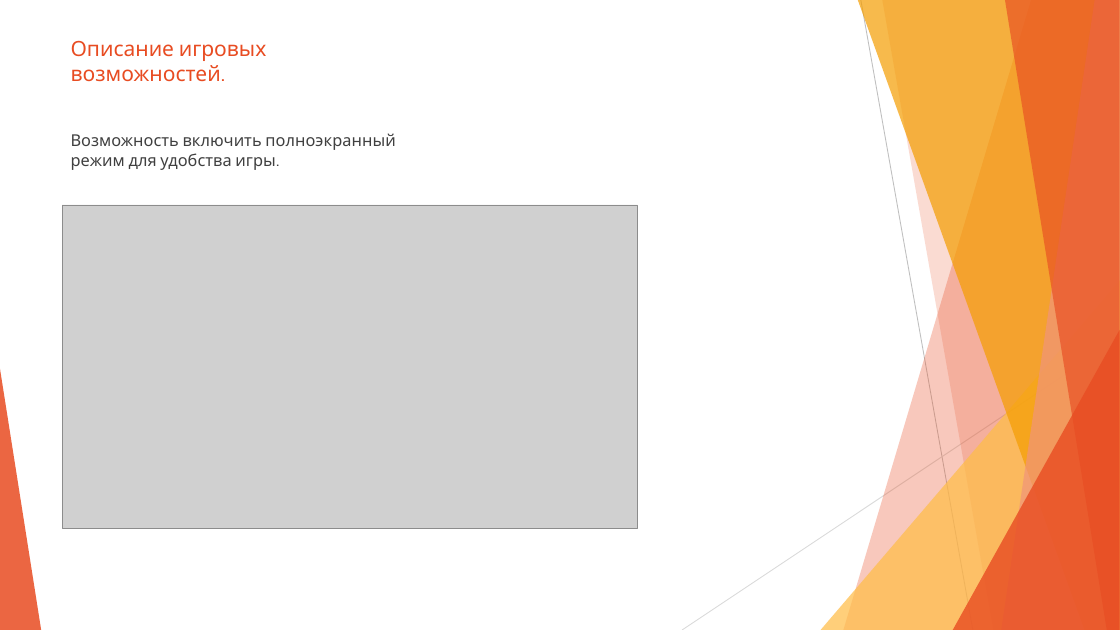
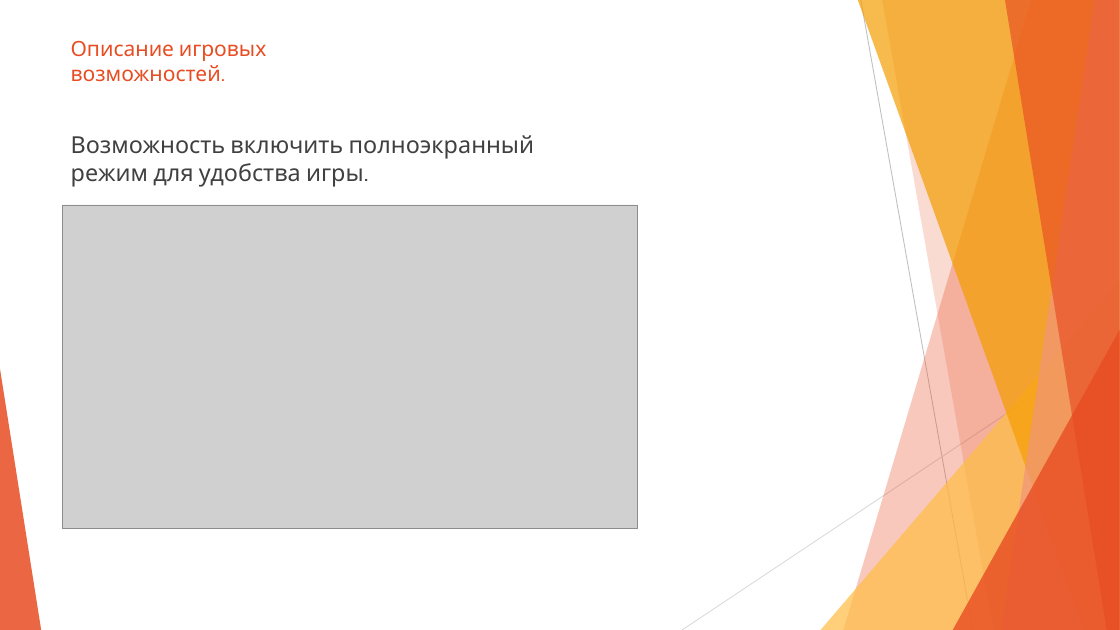
Before and after one commit to arta159/roguelite, a slide deck: slide 10 of Проект Roguelite.pptx (slide 8 before the commit). Drawn at 1120x630 pixels with LibreOffice and Linux fonts; fonts in the diff are those of the drawing; grey boxes stand for pictures. Boxes give left, top, right and bottom in pixels: in the first picture for what was removed or moved away, otherwise in the second. Text is boxed around its words. In the diff, an @@ line names an element or a change of style, - is before the commit and + after.

```diff
--- a/Проект Roguelite.pptx
+++ b/Проект Roguelite.pptx
@@ text "Возможность включить полноэкранный режим для ..." at <box>71,135,535,187</box>: size 14 to 20 pt @@
```
Also in this commit, not shown: 5 other slides changed, 3 slides added.
